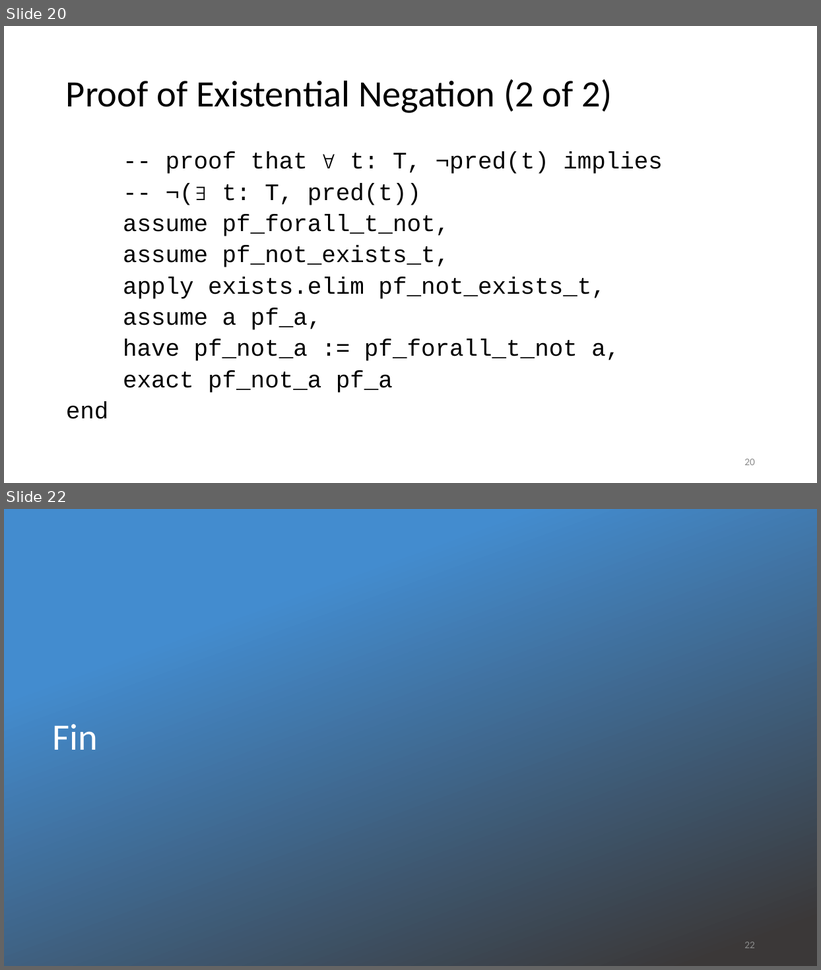
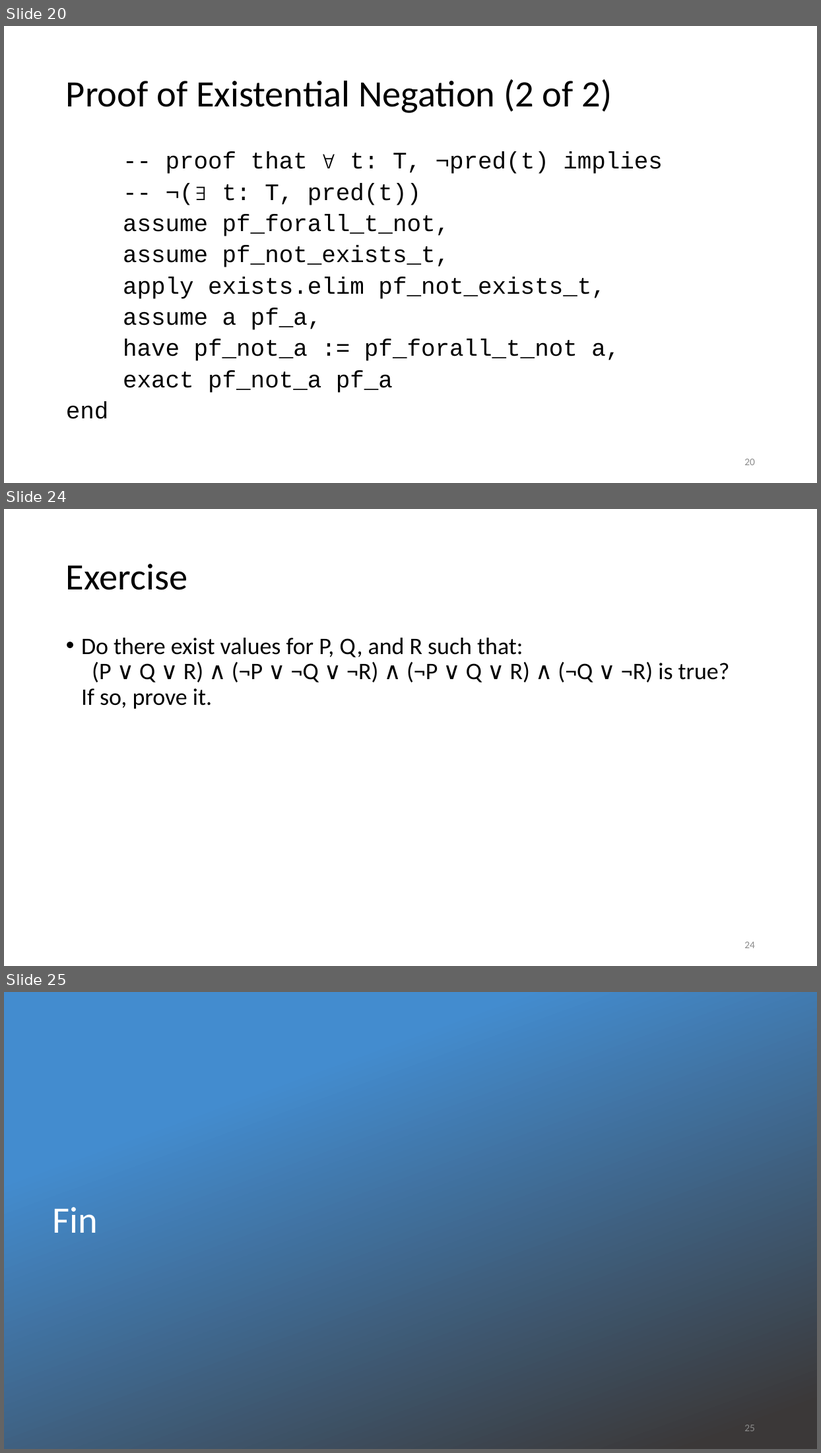
Before and after one commit to kevinsullivan/cs-dm, a slide deck: 11_Existential_Quantification/Exists.pptx. Shown one above the other, each under a label of ours: slides 20 and 22 before the commit, slides 20, 24 and 25 after it; the slides between them are not shown. The pictures are 821x970 and 821x1453 pixels, drawn with LibreOffice and Linux fonts; fonts in the diff are those of the drawing; background and template pictures are left out. Boxes give left, top, right and bottom in pixels: in the first picture for what was removed or moved away, otherwise in the second. Text is boxed around its words. In the diff, an @@ line names an element or a change of style, - is before the commit and + after.

```diff
--- a/11_Existential_Quantification/Exists.pptx
+++ b/11_Existential_Quantification/Exists.pptx
@@ slide 24 added at (4, 509, 817, 966), background #FFFFFF @@
@@ title added at (66, 564, 187, 590), 44 pt, text #000000 @@
+Exercise
@@ text added at (81, 638, 730, 709), 28 pt, text #000000 @@
+• Do there exist values for P, Q, and R such that:
+  (P ∨ Q ∨ R) ∧ (¬P ∨ ¬Q ∨ ¬R) ∧ (¬P ∨ Q ∨ R) ∧ (¬Q ∨ ¬R) is true?
+  If so, prove it.
@@ page number added at (745, 942, 755, 949), 12 pt, text #8C8C8C @@
+24
@@ what was slide 22 is now slide 25 @@
@@ page number at (745, 1425, 755, 1432): text changed @@
-22
+25
```
Also in this commit, not shown: 1 slide changed, 2 other slides added, 1 other file.
